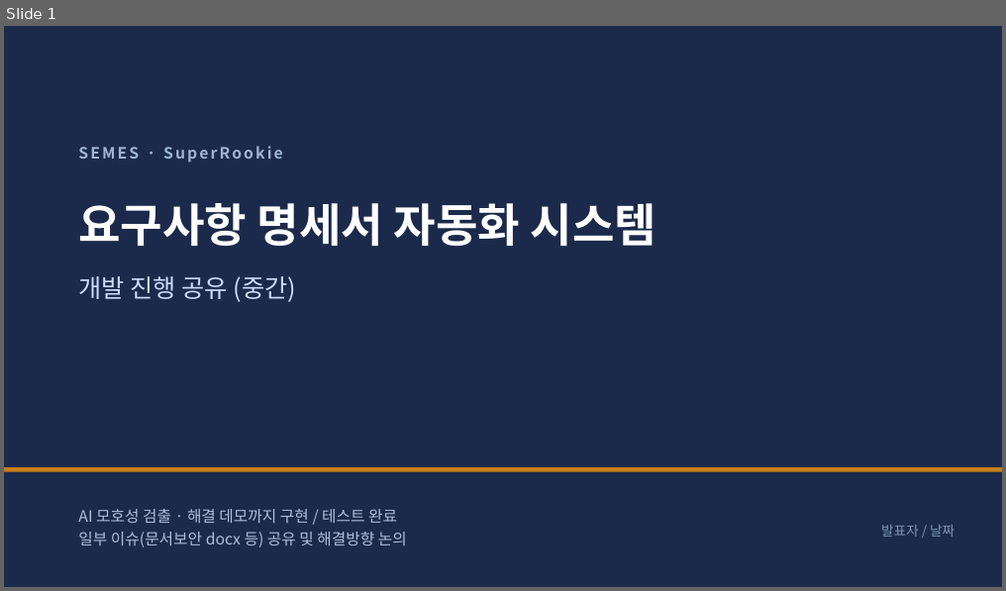
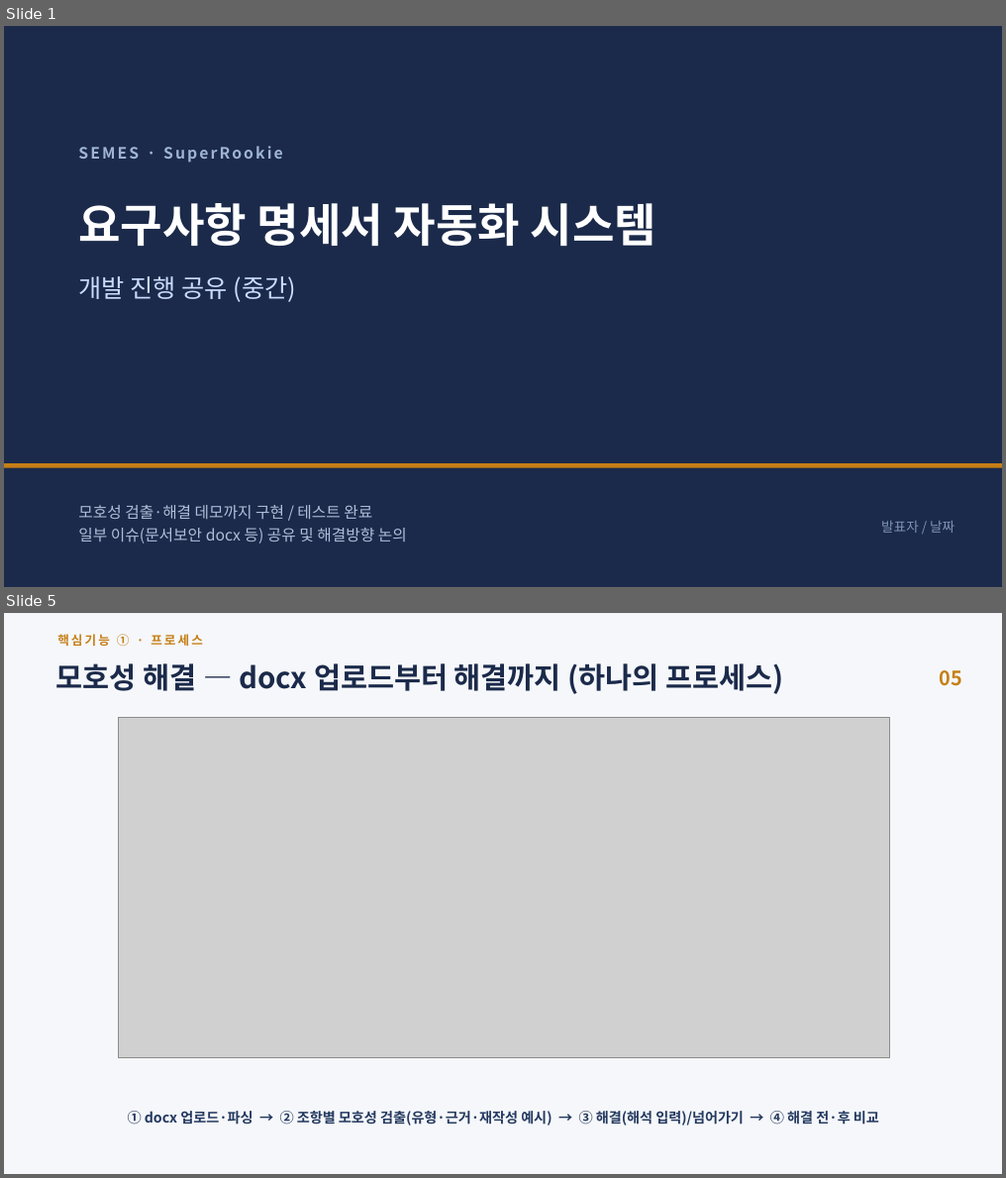
Before and after one commit to jihunhan98/semes-superrookie, a slide deck: docs/진행공유_요구사항자동화.pptx. Shown one above the other, each under a label of ours: slide 1 before the commit, slides 1 and 5 after it; the slides between them are not shown. The pictures are 1006x591 and 1006x1178 pixels, drawn with LibreOffice and Linux fonts; fonts in the diff are those of the drawing; grey boxes stand for pictures. Boxes give left, top, right and bottom in pixels: in the first picture for what was removed or moved away, otherwise in the second. Text is boxed around its words. In the diff, an @@ line names an element or a change of style, - is before the commit and + after.

```diff
--- a/docs/진행공유_요구사항자동화.pptx
+++ b/docs/진행공유_요구사항자동화.pptx
@@ slide 5 added at box(4, 613, 1002, 1174), background #F5F7FA @@
@@ text added at box(57, 634, 203, 646), 12 pt, text #C67F17, bold @@
+핵심기능 ① · 프로세스
@@ text added at box(56, 663, 783, 694), 28 pt, text #1B2A4A, bold @@
+모호성 해결 — docx 업로드부터 해결까지 (하나의 프로세스)
@@ text added at box(939, 670, 961, 686), 19 pt, text #C67F17, bold @@
+05
@@ picture added at box(118, 718, 889, 1059) @@
@@ text added at box(128, 1111, 879, 1126), 13.5 pt, text #24395F, bold @@
+① docx 업로드·파싱 → ② 조항별 모호성 검출(유형·근거·재작성 예시) → ③ 해결(해석 입력)/넘어가기 → ④ 해결 전·후 비교
@@ slide 1 changed as well @@
@@ rectangle: place and size @@
-rectangle at box(4, 468, 1002, 472)
+rectangle at box(4, 464, 1002, 469)
@@ text at box(78, 505, 372, 519): text changed @@
-AI 모호성 검출 · 해결 데모까지 구현 / 테스트 완료
+모호성 검출·해결 데모까지 구현 / 테스트 완료
@@ text "발표자 / 날짜": place and size @@
-text "발표자 / 날짜" at box(881, 525, 954, 537)
+text "발표자 / 날짜" at box(881, 521, 954, 533)
```
Also in this commit, not shown: 5 other slides changed, 4 other slides added, 4 slides removed, 3 other files.
